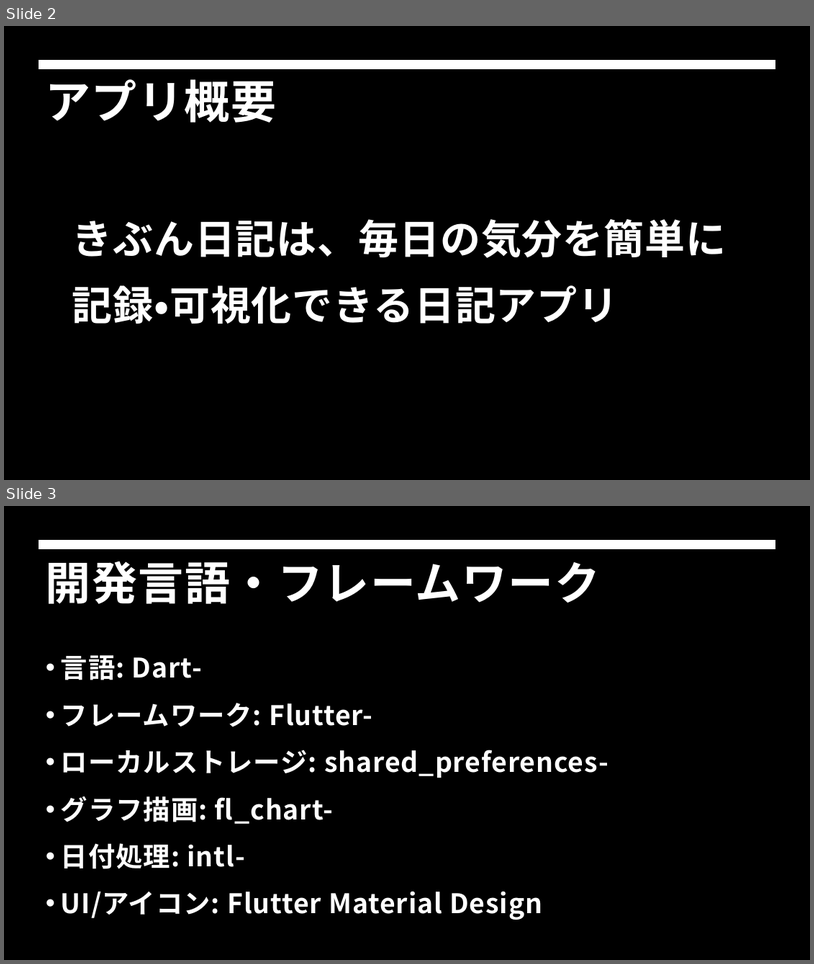
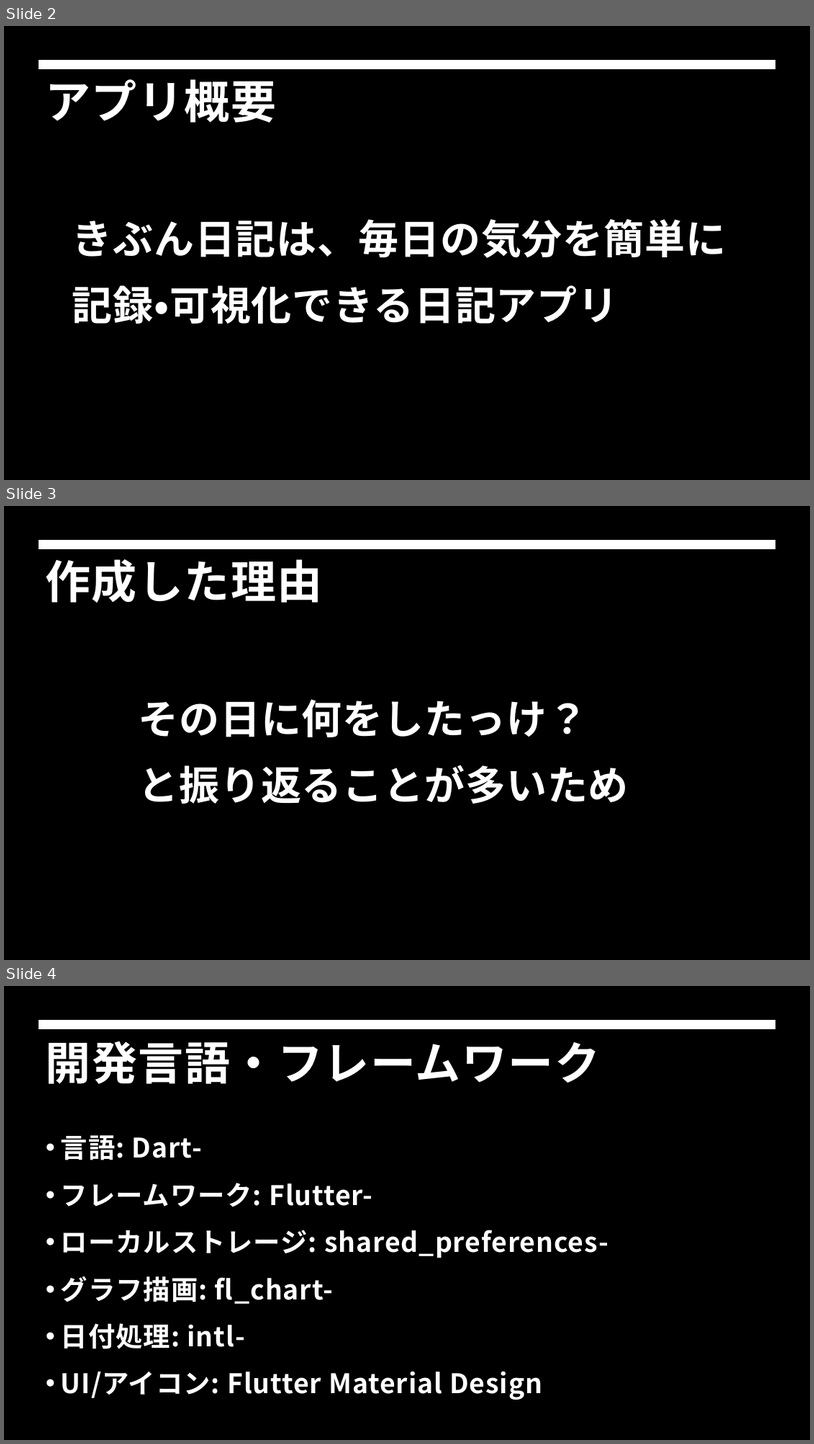
Before and after one commit to Haru62129/flutterapp, a slide deck: Flutter.pptx. Shown one above the other, each under a label of ours: slides 2 and 3 before the commit, slides 2, 3 and 4 after it. The pictures are 814x964 and 814x1444 pixels, drawn with LibreOffice and Linux fonts; fonts in the diff are those of the drawing; background and template pictures are left out. Boxes give left, top, right and bottom in pixels: in the first picture for what was removed or moved away, otherwise in the second. Text is boxed around its words. In the diff, an @@ line names an element or a change of style, - is before the commit and + after.

Commit message:
スライドの追加
「作成した理由」のスライドを追加しました。

```diff
--- a/Flutter.pptx
+++ b/Flutter.pptx
@@ slide 3 added at [4,506,810,960], background picture (left out); not listed: 1 template element that a slide beside it also shows @@
@@ title added at [46,559,323,602], 54 pt, text #FFFFFF, bold @@
+作成した理由
@@ text added at [139,699,629,803], 48 pt, text #FFFFFF, bold @@
+その日に何をしたっけ？
+と振り返ることが多いため
@@ what was slide 3 is now slide 4 @@
```
